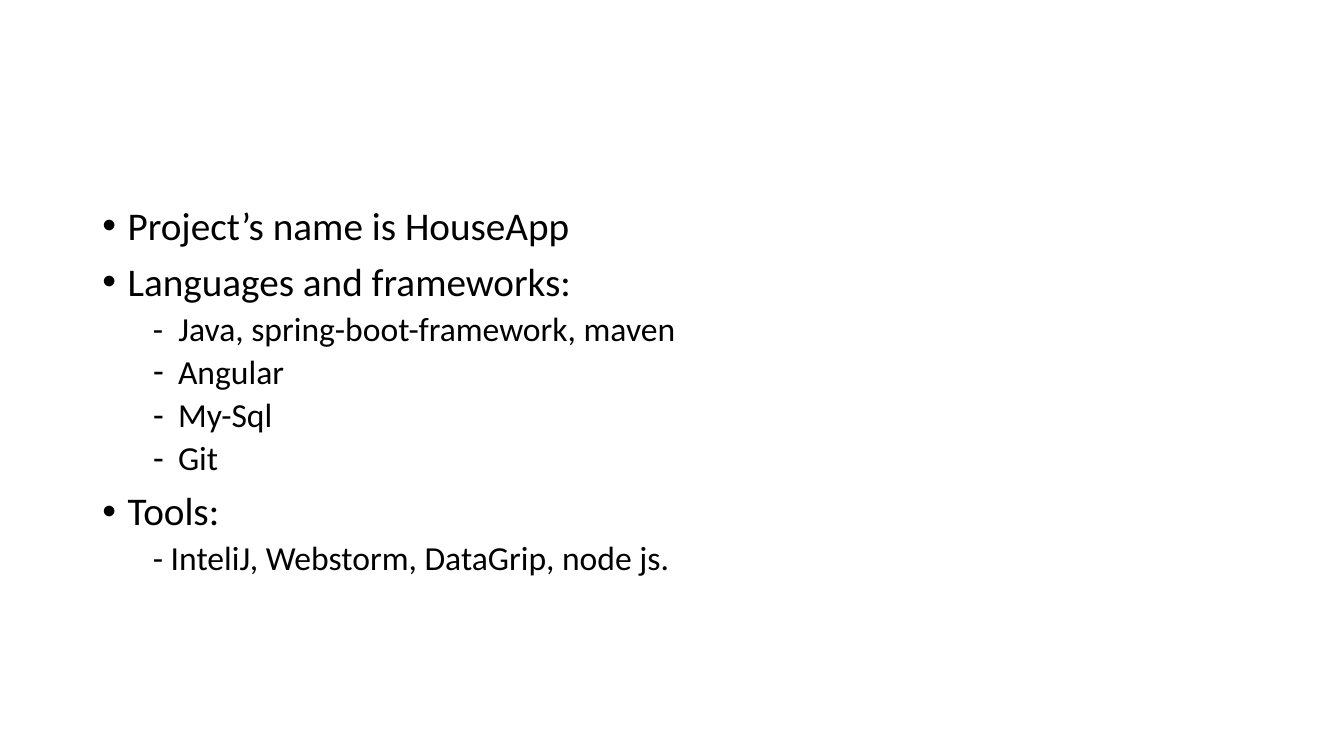
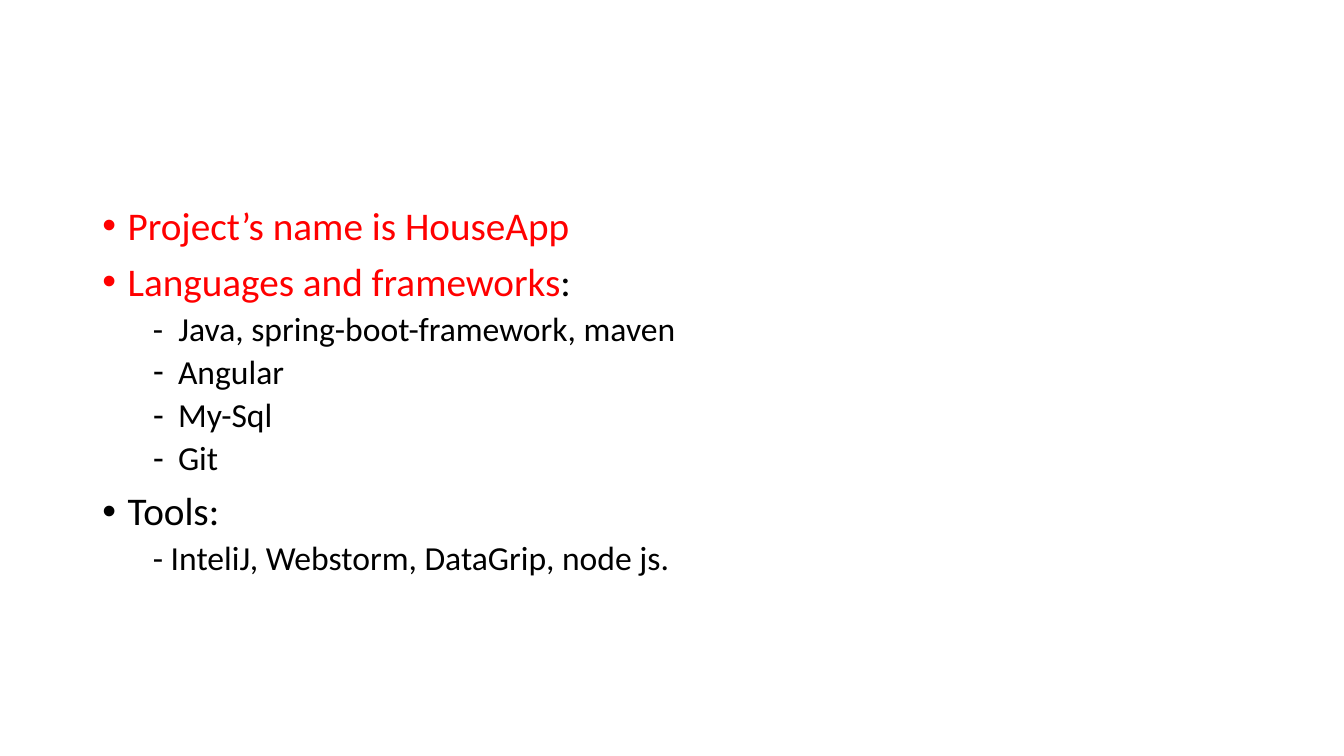
Before and after one commit to starhai2724/houseapp, a slide deck: slide 2 of docs/Test.pptx. Drawn at 1344x756 pixels with LibreOffice and Linux fonts; fonts in the diff are those of the drawing. Boxes give left, top, right and bottom in pixels: in the first picture for what was removed or moved away, otherwise in the second. Text is boxed around its words. In the diff, an @@ line names an element or a change of style, - is before the commit and + after.

Commit message:
change some of color text

```diff
--- a/docs/Test.pptx
+++ b/docs/Test.pptx
@@ text at box(128, 212, 571, 303): text colour #000000 to #FF0000 in "Project’s name is HouseApp", "Languages and frameworks:" @@
```
